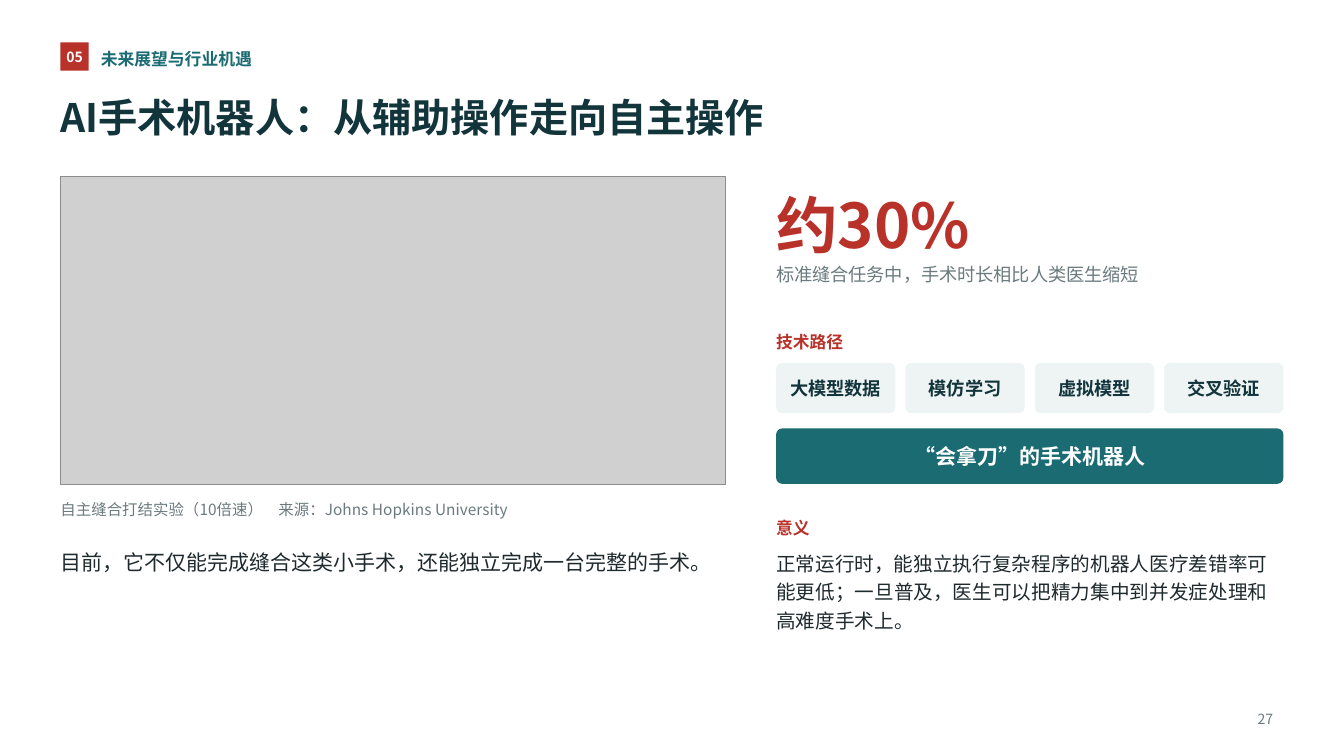
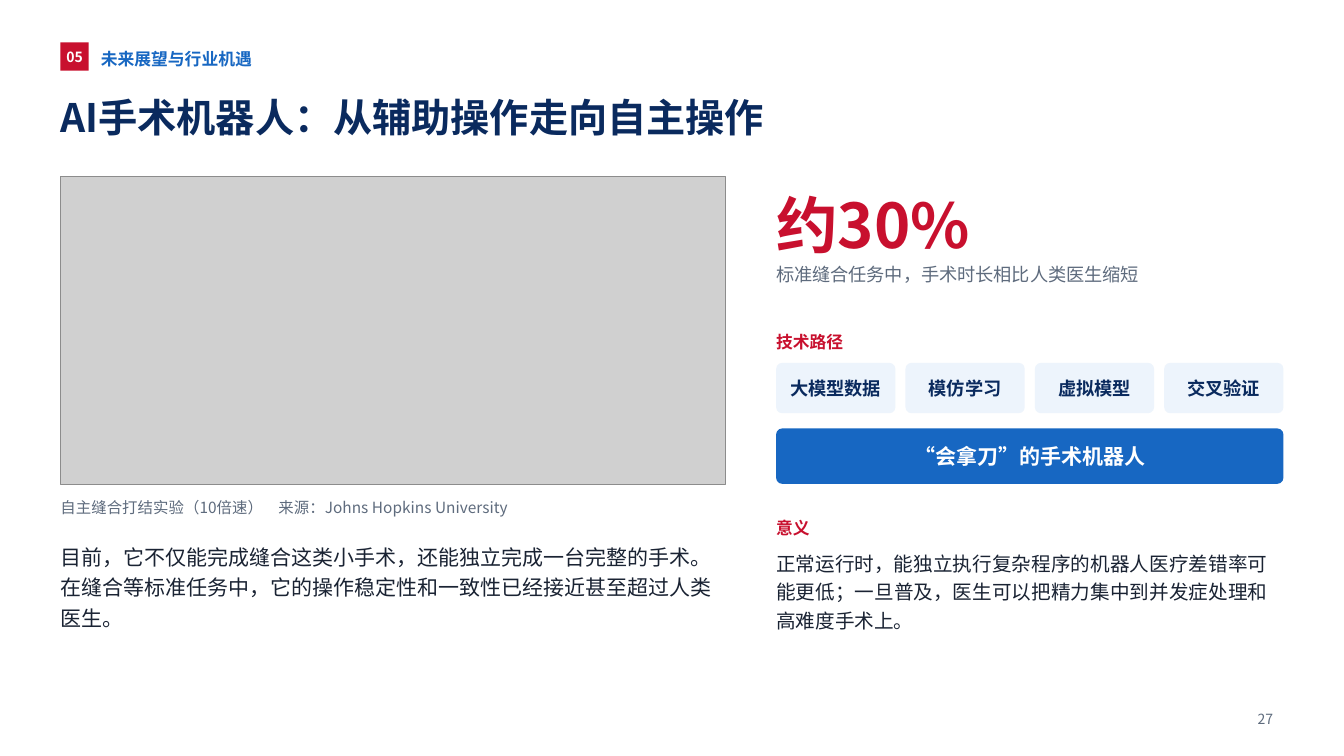
Before and after one commit to query11/test, a slide deck: slide 27 of AI新质生产力赋能中国式医疗现代化_优化版.pptx. Drawn at 1344x756 pixels with LibreOffice and Linux fonts; fonts in the diff are those of the drawing; grey boxes stand for pictures. Boxes give left, top, right and bottom in pixels: in the first picture for what was removed or moved away, otherwise in the second. Text is boxed around its words. In the diff, an @@ line names an element or a change of style, - is before the commit and + after.

```diff
--- a/AI新质生产力赋能中国式医疗现代化_优化版.pptx
+++ b/AI新质生产力赋能中国式医疗现代化_优化版.pptx
@@ rectangle "05" at (60, 42, 89, 71): fill #B8322A to #C8102E @@
@@ text "未来展望与行业机遇" at (101, 50, 252, 67): text colour #1B6B73 to #1767C2 @@
@@ title "AI手术机器人：从辅助操作走向自主操作" at (60, 98, 763, 136): text colour #12343B to #0A2A5E @@
@@ text colour #12343B to #0A2A5E; fill #EEF4F3 to #EDF4FC in 4 elements at (776, 363, 895, 413), (905, 363, 1024, 413), (1035, 363, 1154, 413), (1165, 363, 1284, 413) @@
@@ rounded rectangle "“会拿刀”的手术机器人" at (776, 429, 1284, 484): fill #1B6B73 to #1767C2 @@
@@ text colour #6B7A7E to #5E6B7D in 3 elements at (776, 265, 1139, 283), (1258, 713, 1274, 724), (60, 500, 508, 517) @@
@@ text colour #B8322A to #C8102E in 3 elements at (776, 195, 970, 254), (776, 333, 843, 350), (776, 519, 810, 536) @@
@@ text at (60, 547, 711, 628): text changed; text colour #1F2A2E to #1A2333 @@
-目前，它不仅能完成缝合这类小手术，还能独立完成一台完整的手术。
+目前，它不仅能完成缝合这类小手术，还能独立完成一台完整的手术。在缝合等标准任务中，它的操作稳定性和一致性已经接近甚至超过人类医生。
```
Also in this commit, not shown: 34 other slides changed, 2 slides added, 1 slide removed.
